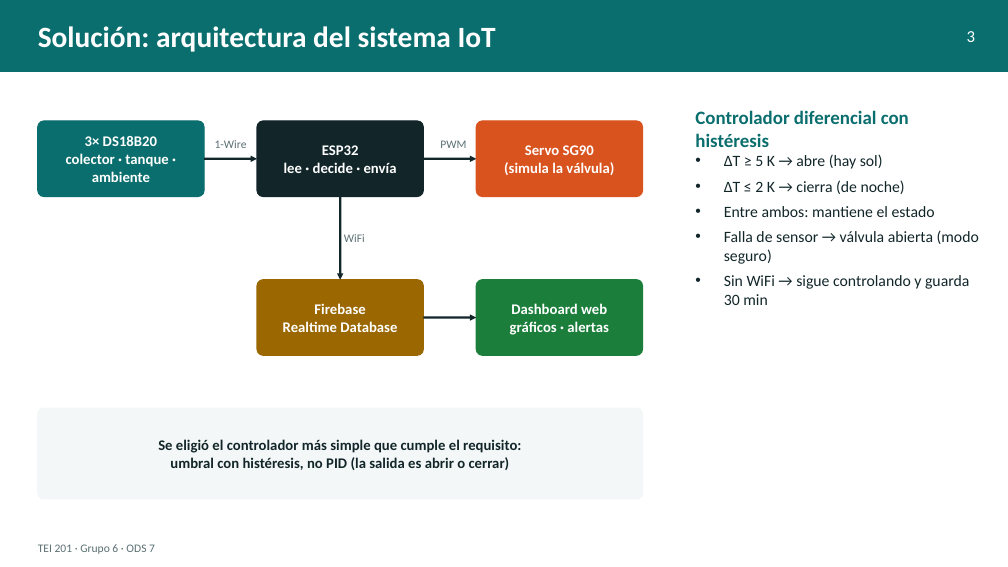
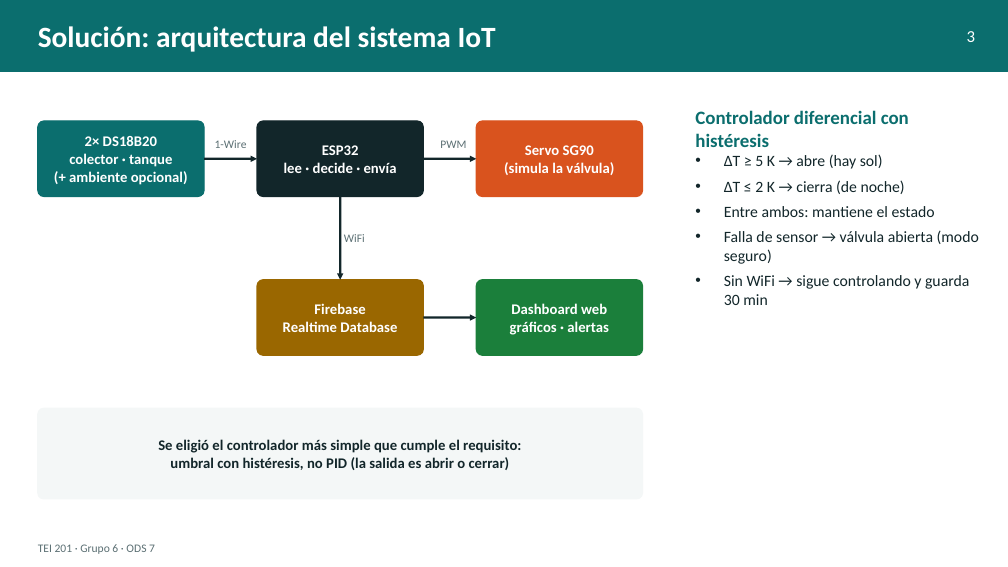
Before and after one commit to borlandolorenzo-jpg/tei201-grupo6-termosifon-iot, a slide deck: slide 3 of docs/Presentacion_Avance3.pptx. Drawn at 1008x567 pixels with LibreOffice and Linux fonts; fonts in the diff are those of the drawing. Boxes give left, top, right and bottom in pixels: in the first picture for what was removed or moved away, otherwise in the second. Text is boxed around its words. In the diff, an @@ line names an element or a change of style, - is before the commit and + after.

```diff
--- a/docs/Presentacion_Avance3.pptx
+++ b/docs/Presentacion_Avance3.pptx
@@ text at <box>69,136,188,185</box>: text changed @@
-3× DS18B20
-colector · tanque · ambiente
+2× DS18B20
+colector · tanque
+(+ ambiente opcional)
```
Also in this commit, not shown: 1 other slide changed, 28 other files.
